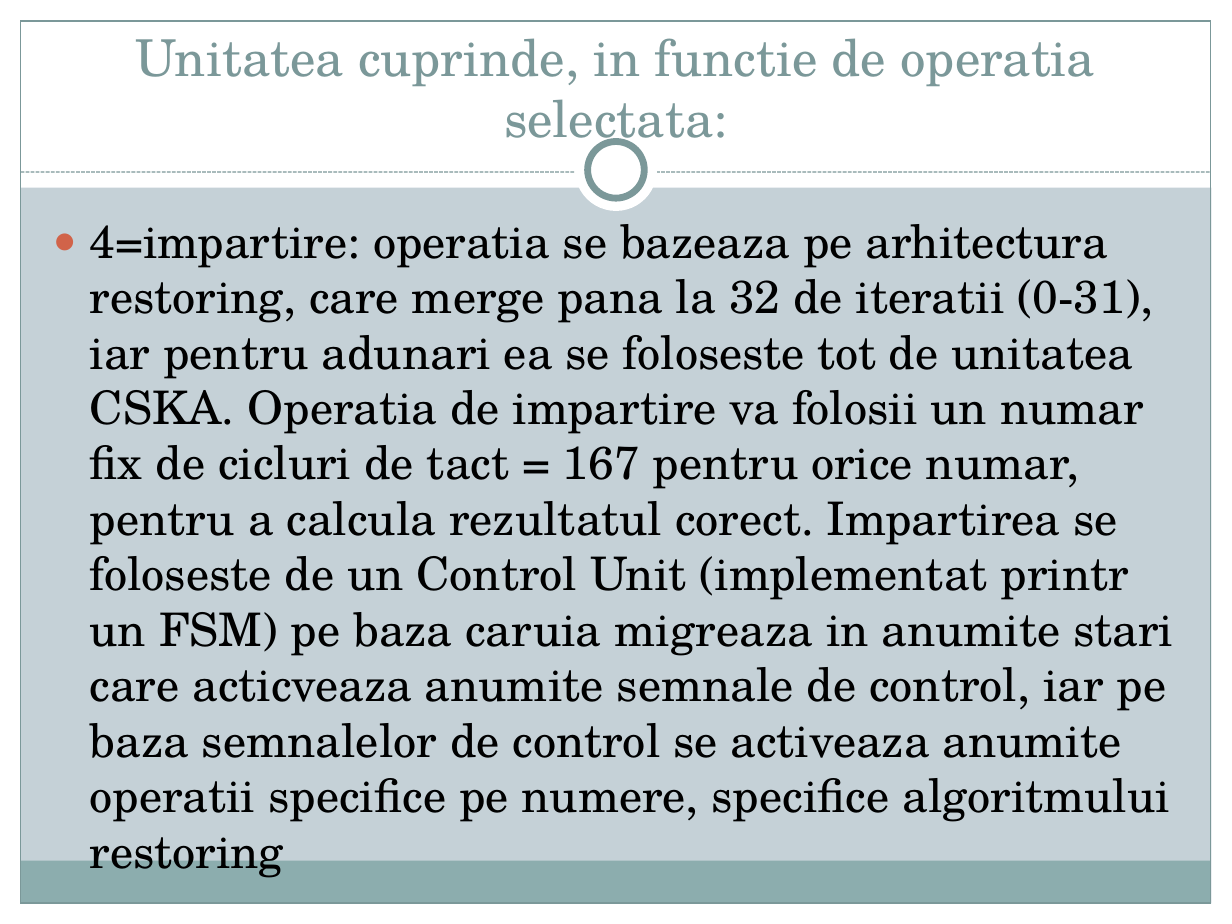
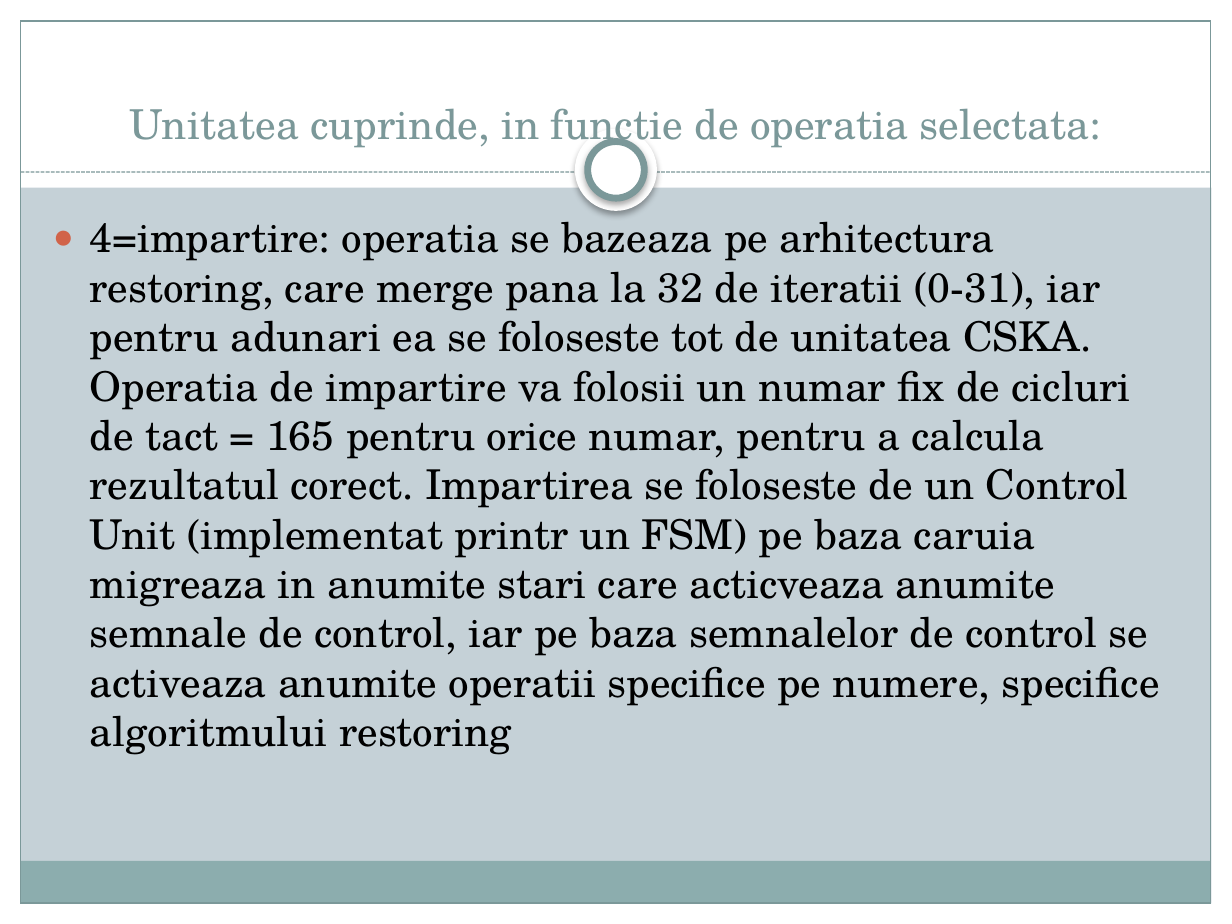
Before and after one commit to AndreiMuciu/Proiect-CN, a slide deck: slide 5 of Docs/Prezentare.pptx. Drawn at 1232x924 pixels with LibreOffice and Linux fonts; fonts in the diff are those of the drawing. Boxes give left, top, right and bottom in pixels: in the first picture for what was removed or moved away, otherwise in the second. Text is boxed around its words. In the diff, an @@ line names an element or a change of style, - is before the commit and + after.

```diff
--- a/Docs/Prezentare.pptx
+++ b/Docs/Prezentare.pptx
@@ title "Unitatea cuprinde, in functie de ..." at [130,108,1100,150]: size 29.7 to 24.1 pt, text colour #7C999A to #7B9899 @@
@@ ellipse at [575,129,658,212]: shadow on @@
@@ ellipse at [588,142,644,198]: shadow on @@
@@ text at [90,212,1159,755]: text changed; size 27 to 24 pt @@
-● 4=impartire: operatia se bazeaza pe arhitectura restoring, care merge pana la 32 de iteratii (0-31), iar pentru adunari ea se foloseste tot de unitatea CSKA. Operatia de impartire va folosii un numar fix de cicluri de tact = 167 pentru orice numar, pentru a calcula rezultatul corect. Impartirea se foloseste de un Control Unit (implementat printr un FSM) pe baza caruia migreaza in anumite stari care acticveaza anumite semnale de control, iar pe baza semnalelor de control se activeaza anumite operatii specifice pe numere, specifice algoritmului restoring
+● 4=impartire: operatia se bazeaza pe arhitectura restoring, care merge pana la 32 de iteratii (0-31), iar pentru adunari ea se foloseste tot de unitatea CSKA. Operatia de impartire va folosii un numar fix de cicluri de tact = 165 pentru orice numar, pentru a calcula rezultatul corect. Impartirea se foloseste de un Control Unit (implementat printr un FSM) pe baza caruia migreaza in anumite stari care acticveaza anumite semnale de control, iar pe baza semnalelor de control se activeaza anumite operatii specifice pe numere, specifice algoritmului restoring
```
Also in this commit, not shown: 8 other slides changed.
